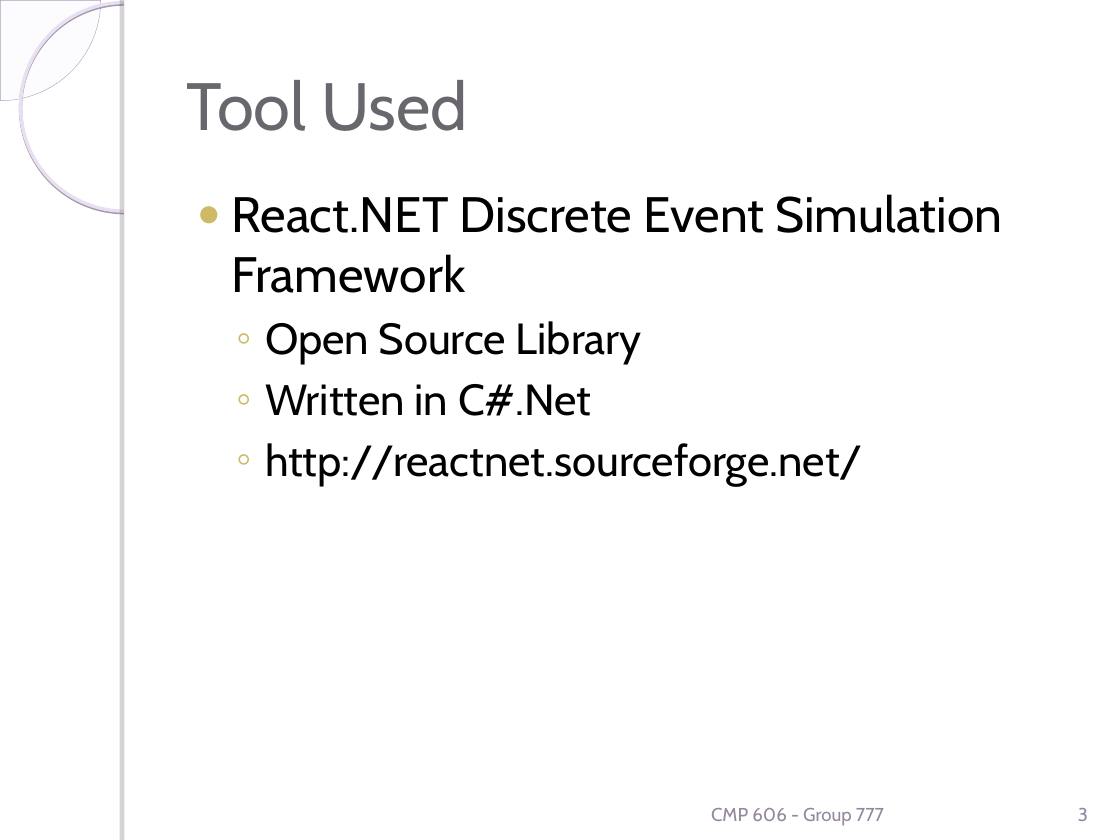
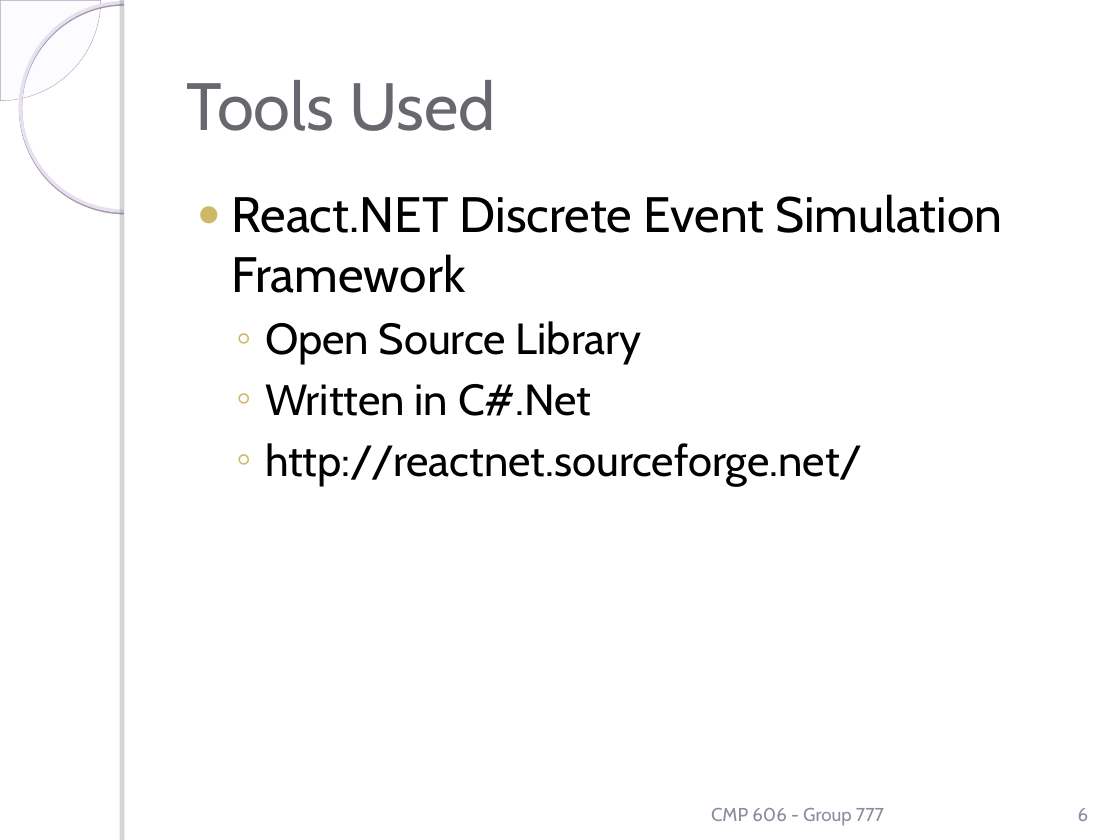
Before and after one commit to heshamnaiem/election-voting-system-modeling-and-simulation, a slide deck: slide 6 of CMP606-Group777-Poster.ppt (slide 3 before the commit). Drawn at 1120x840 pixels with LibreOffice and Linux fonts; fonts in the diff are those of the drawing; background and template pictures are left out. Boxes give left, top, right and bottom in pixels: in the first picture for what was removed or moved away, otherwise in the second. Text is boxed around its words. In the diff, an @@ line names an element or a change of style, - is before the commit and + after.

```diff
--- a/CMP606-Group777-Poster.ppt
+++ b/CMP606-Group777-Poster.ppt
@@ title at (187,80,496,131): text changed @@
-Tool Used
+Tools Used
@@ page number at (1078,808,1089,821): text changed @@
-3
+6
```
Also in this commit, not shown: 5 other slides changed, 1 slide added, 2 slides removed.
